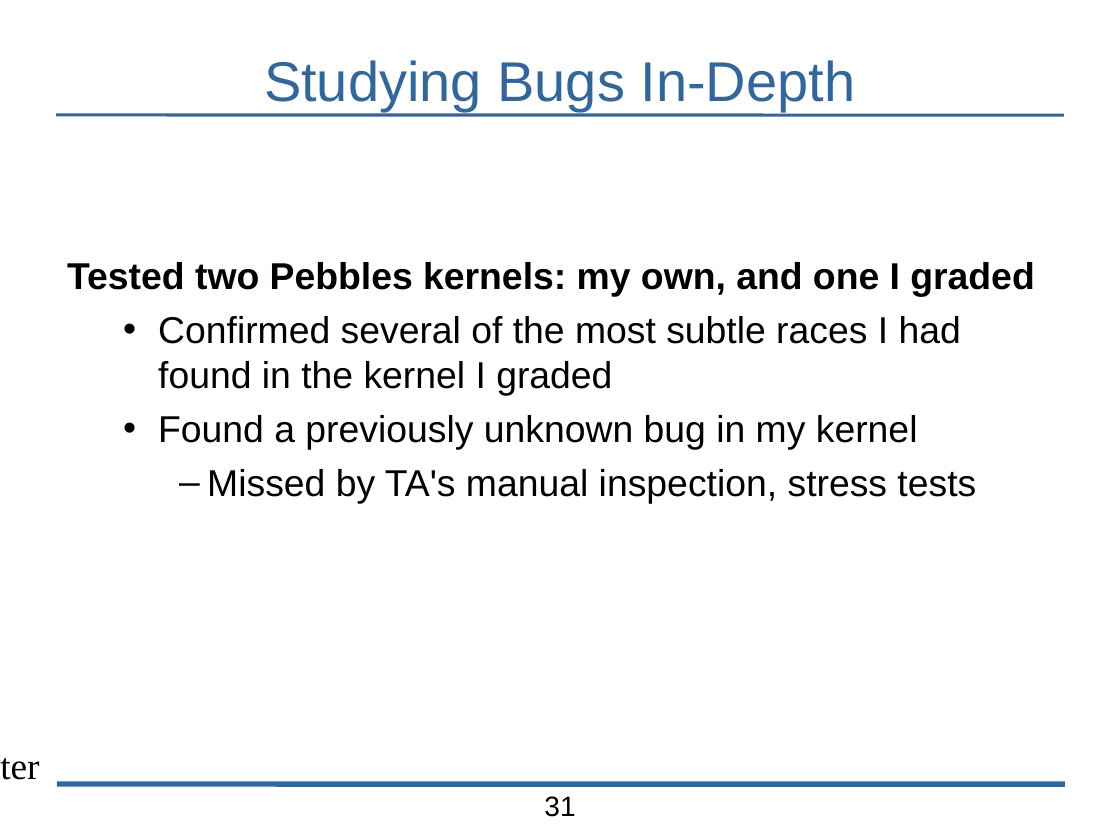
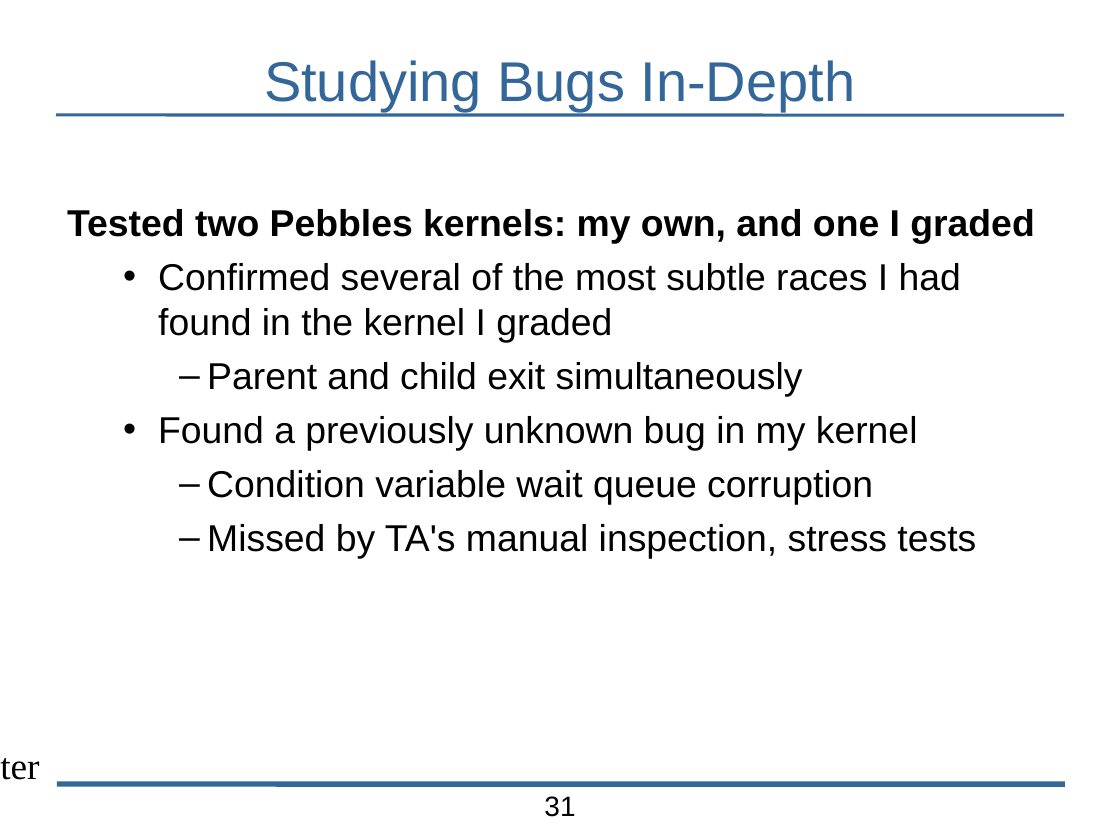
Before and after one commit to bblum/talks, a slide deck: slide 31 of pdl-retreat/pdl-talk.odp. Drawn at 1120x840 pixels with LibreOffice and Linux fonts; fonts in the diff are those of the drawing; background and template pictures are left out. Boxes give left, top, right and bottom in pixels: in the first picture for what was removed or moved away, otherwise in the second. Text is boxed around its words. In the diff, an @@ line names an element or a change of style, - is before the commit and + after.

```diff
--- a/pdl-retreat/pdl-talk.odp
+++ b/pdl-retreat/pdl-talk.odp
@@ text at [207, 362, 803, 397]: paragraph added @@
+    – Parent and child exit simultaneously
@@ text at [207, 470, 873, 505]: paragraph added @@
+    – Condition variable wait queue corruption
```
Also in this commit, not shown: 6 other slides changed, 1 other file.
